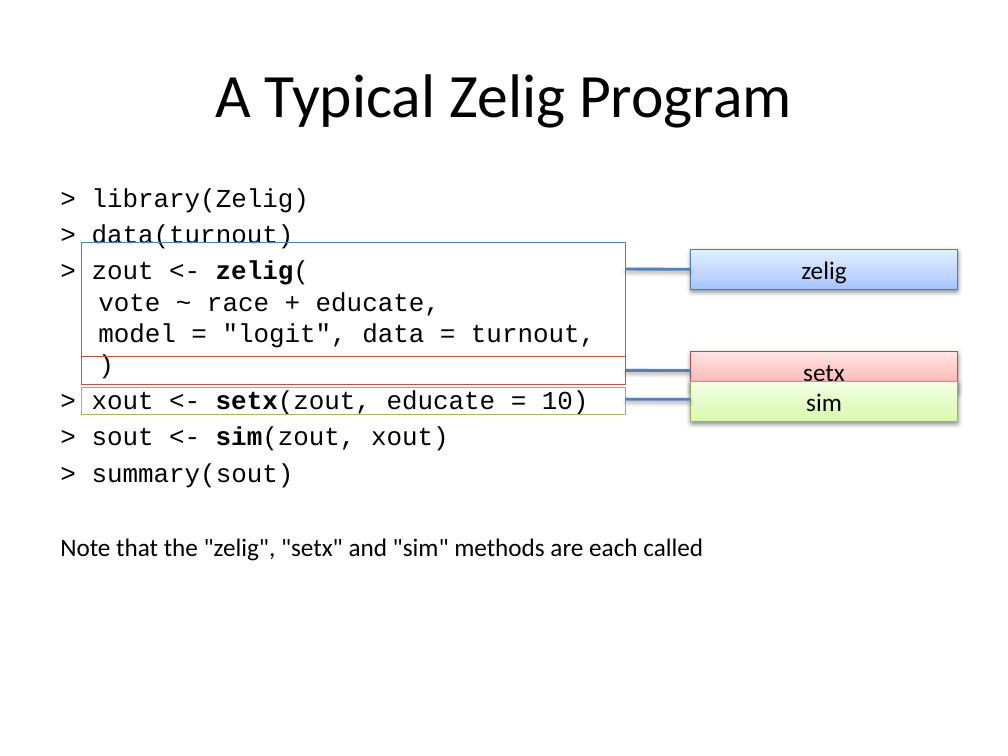
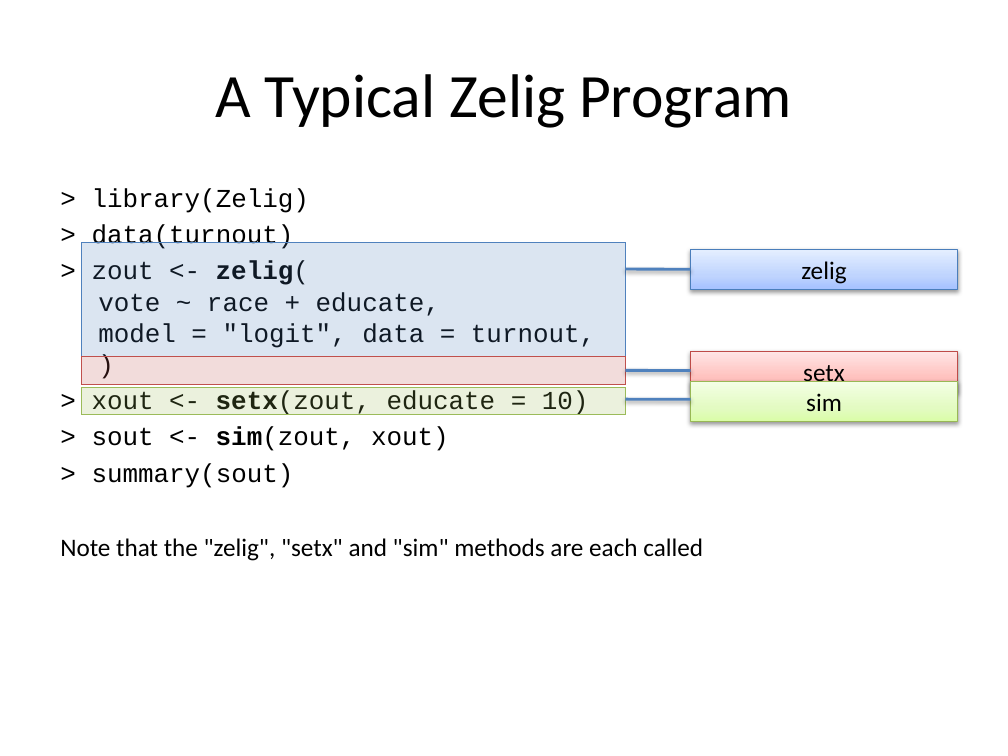
Before and after one commit to IQSS/Zelig4-Documentation, a slide deck: slide 17 of January-Class/Zelig_1_regressions.pptx (slide 15 before the commit). Drawn at 1008x756 pixels with LibreOffice and Linux fonts; fonts in the diff are those of the drawing. Boxes give left, top, right and bottom in pixels: in the first picture for what was removed or moved away, otherwise in the second. Text is boxed around its words. In the diff, an @@ line names an element or a change of style, - is before the commit and + after.

```diff
--- a/January-Class/Zelig_1_regressions.pptx
+++ b/January-Class/Zelig_1_regressions.pptx
@@ rectangle at <box>82,242,626,356</box>: fill none to #4F81BD at 20% opacity @@
@@ rectangle at <box>82,357,626,385</box>: fill none to #C0504D at 20% opacity @@
@@ rectangle at <box>82,387,626,415</box>: fill none to #9BBB59 at 20% opacity @@
```
Also in this commit, not shown: 13 other slides changed, 3 slides added, 1 slide removed, 2 other files.
